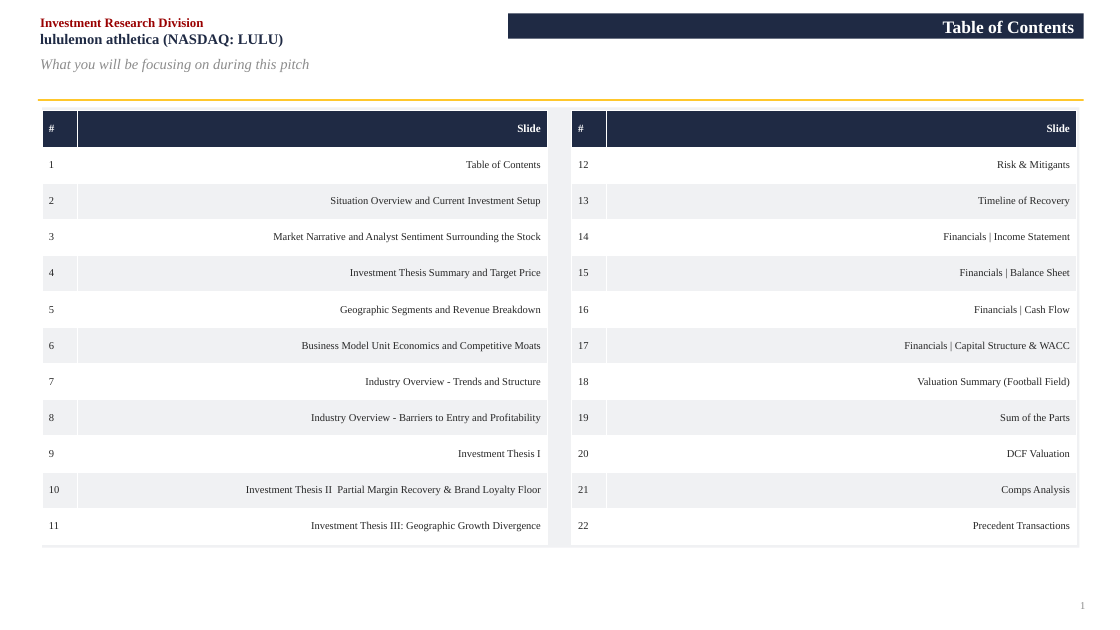
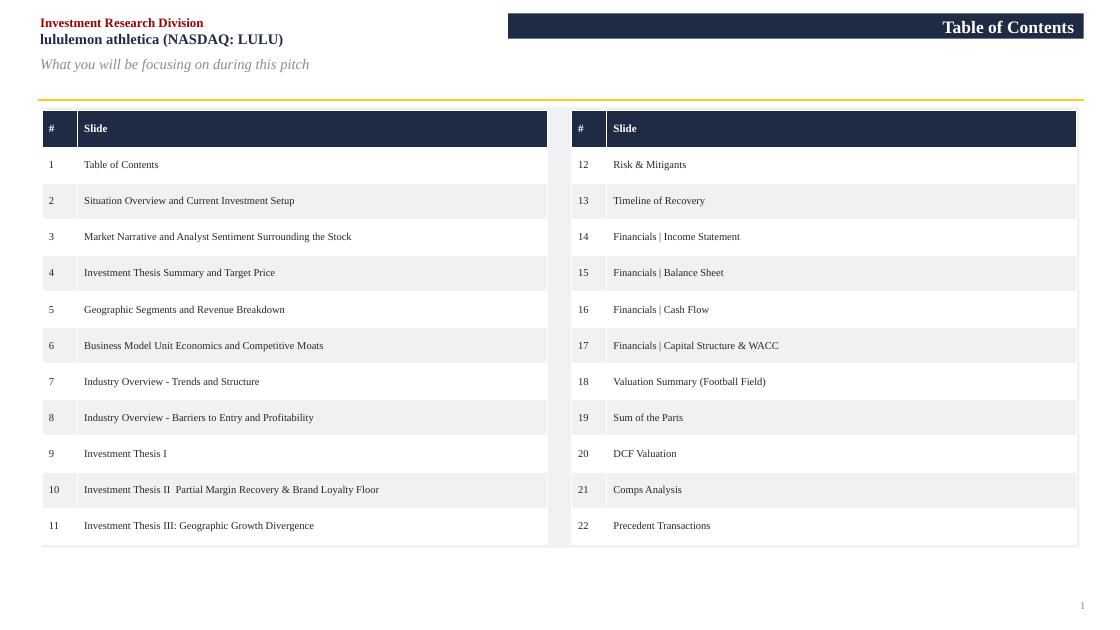
Before and after one commit to vengeanceaiUSC/RM, a slide deck: slide 1 of LULU/LULU_Investment_Pitch_Deck.pptx. Drawn at 1120x630 pixels with LibreOffice and Linux fonts; fonts in the diff are those of the drawing. Boxes give left, top, right and bottom in pixels: in the first picture for what was removed or moved away, otherwise in the second. Text is boxed around its words. In the diff, an @@ line names an element or a change of style, - is before the commit and + after.

```diff
--- a/LULU/LULU_Investment_Pitch_Deck.pptx
+++ b/LULU/LULU_Investment_Pitch_Deck.pptx
@@ table at [42, 111, 548, 544] @@
@@ alignment right to left @@
@@ table at [571, 111, 1077, 544] @@
@@ alignment right to left @@
```
Also in this commit, not shown: 21 other slides changed, 2 other files.
